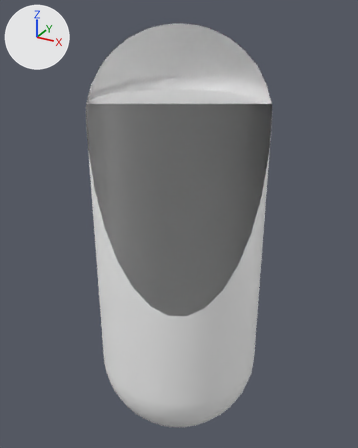
Two versions of the glTF model src/assets/about.glb, one commit apart.
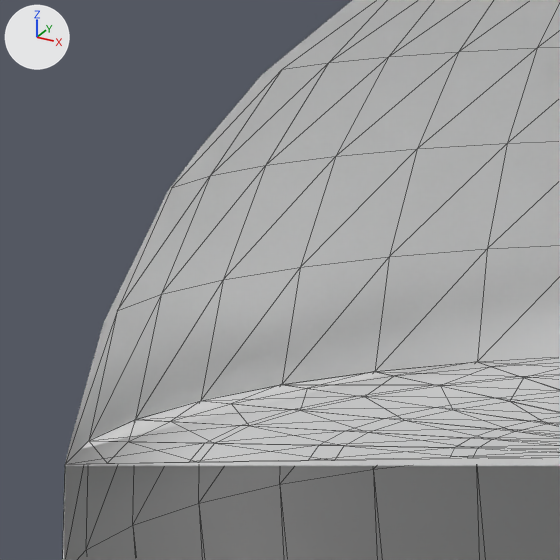
Each version appears first whole from a 50 mm lens placed at (2.601, -4.728, 4.135), pointed at (-0.047, 0.087, 1.728), and next in a close-up on the part from 22% to 43% of the width and 9% to 26% of the height. The lights are fixed; the arrows at upper left show +X, +Y and +Z. The close-ups show mesh edges as thin lines. Everything nearer to the camera than a plane just in front of the edit is cut away. Where no turn or scale is listed for an object, it has been applied to the vertices.

The older version as bpy lines, for what is in view:
```python
me_sphere_001 = bpy.data.meshes.new('Sphere.001')
me_sphere_001.from_pydata(...)  # 513 vertices, 1022 faces; spans x -1.0..1.0, y -1.0..1.0, z -1.0..3.2
me_sphere_001.materials.append(mat_material_002)  # white #ffffff
me_sphere_002 = bpy.data.meshes.new('Sphere.002')
me_sphere_002.from_pydata(...)  # 353 vertices, 702 faces; spans x 0.0..1.96, y -0.98..0.98, z 0.0..0.81
me_sphere_002.materials.append(mat_material_002)  # white #ffffff
ob_about = bpy.data.objects.new('About', me_sphere_001)
ob_about.location = (0.0, 0.0, 0.0)
ob_about_001 = bpy.data.objects.new('About.001', me_sphere_002)
ob_about_001.location = (-0.98, 0.0, 3.195)
```
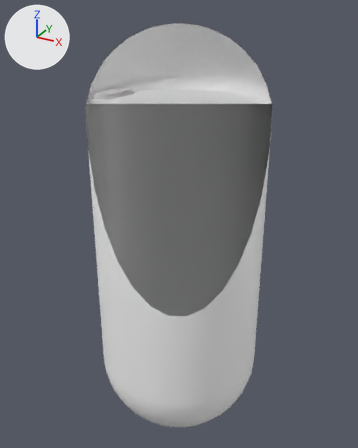
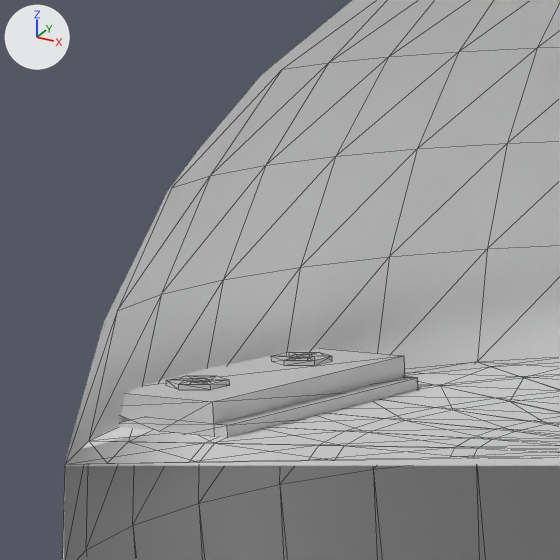
Commit message: chore: added hinge to about

Pixel boxes (x1, y1, x2, y2) of what changed, in the close-ups (560 x 560 px):
'Cube', added
    after: (121, 349, 405, 424)
'Cube.001', added
    after: (119, 377, 418, 438)
'Circle', added
    after: (166, 352, 332, 389)

What the commit changed:
Mesh me_cube_002 is new.
It has 10 vertices, 16 faces and spans x 0.0..0.213, y -0.256..0.256, z 0.0..0.052.
Mesh me_circle is new.
It has 48 vertices, 88 faces and spans x -0.042..0.042, y -0.322..0.048, z 0.0..0.008.
Mesh me_cube_001 is new.
It has 10 vertices, 16 faces and spans x -0.106..0.106, y -0.256..0.256, z -0.026..0.026.
Object 'Cube.001' (ob_cube_001) is new; it shows me_cube_002.
Its location is (-0.953, 0.0, 3.162).
Object 'Circle' (ob_circle) is new; it shows me_circle.
Its location is (-0.88, 0.137, 3.245).
Object 'Cube' (ob_cube) is new; it shows me_cube_001.
Its location is (-0.871, 0.0, 3.22).
